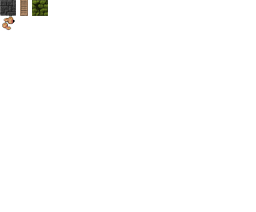
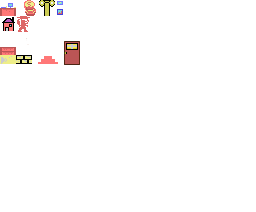
Layers edited between the first and the second 256×212 image:
renamed "Capa 6" to "Capa 11", painted on it over [0, 0, 80, 65]
removed layer "Capa 5" over [0, 0, 48, 31]
